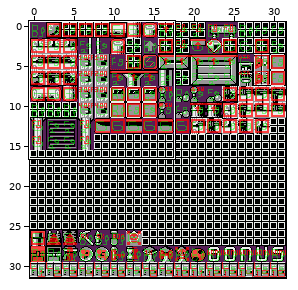
Tiled map: gfx/metatiles.tmx. The picture above shows the old version from afar; the outline marks the close-up.
Close-up. Before:
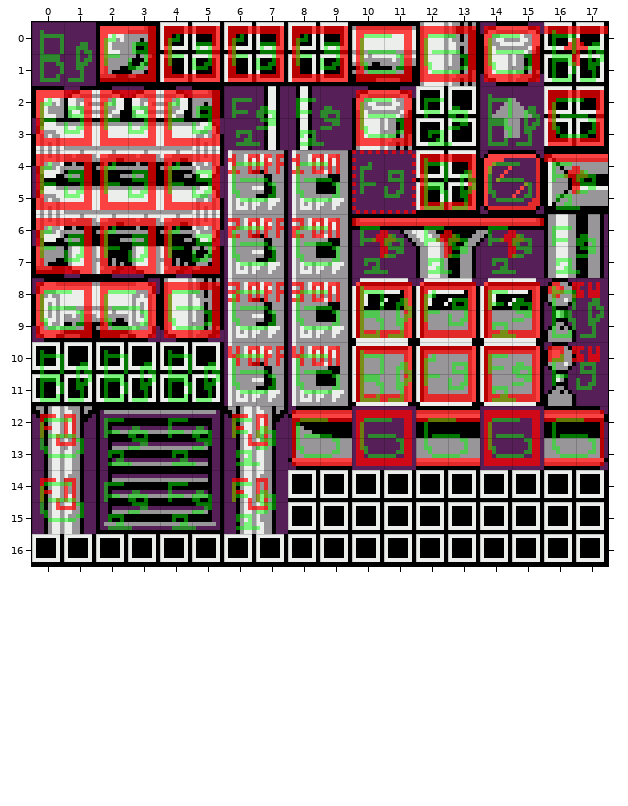
Cells are 8x8 px. Shown: x 0..17, y 0..16. The commit also changed other parts of the map, which this record leaves out.
After:
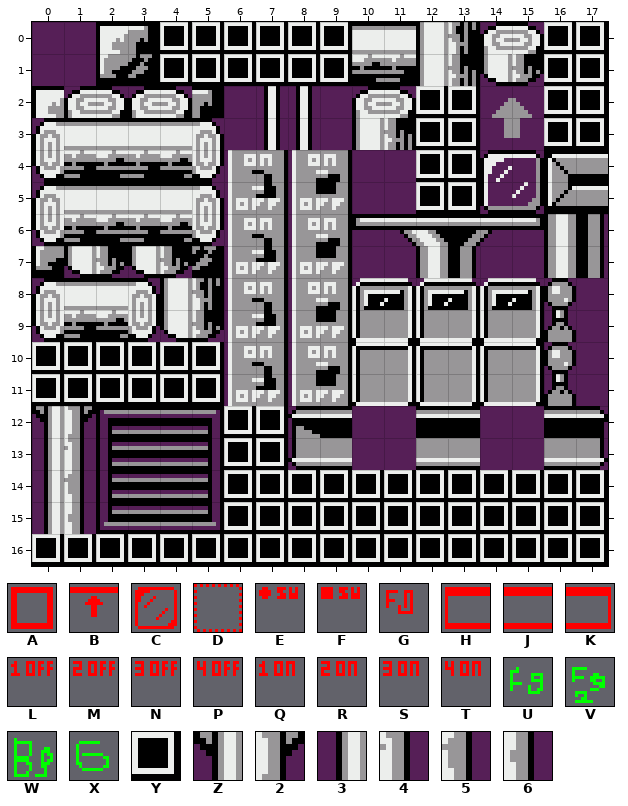
Key: from "behaviours": A 1, B 2, C 8, D 24, E 27, F 28, G 33, H 34, J 35, K 36, L 56, M 57, N 58, P 59, Q 60, R 61, S 62, T 63; from "colorsets": U 0, V 1, W 2, X 3; from "tiles": Y 0, Z 136, 2 137, 3 168, 4 169, 5 201, 6 233.
_ is an empty cell.
Tiles replaced or removed in this view: 2, 3, 4, 5, 6, A, B, C, D, E, F, G, H, J, K, L, M, N, P, Q, R, S, T, U, V, W, X, Z.
Difference:
Changed rows in their new state; . is an unchanged cell.
Layer "Names":
first column x 6:
12 YY
13 YY
14 YY
15 YY
Layer "Behavior" (now hidden):
first column x 0:
 1 .._._._._._._._._
 3 _._._....._....._
 5 _._._._._._._._._
 7 _._._._._._._._..
 9 _._._._._._._._._
11 ......_._._._._._
13 _....._._._._._._
15 _....._..........
Layer "Color" (now hidden):
first column x 0:
 1 _._._._._._._._._
 3 _._._._._._._._._
 5 _._._._._._._._._
 7 _._._._._._._._._
 9 _._._._._._._._._
11 _._._._._._._._._
13 _._._._._._._._._
15 _._._._..........
Boxes around the changes in both close-ups, in picture pixels (x1, y1, x2, y2):
changed: (36, 26, 608, 534)
